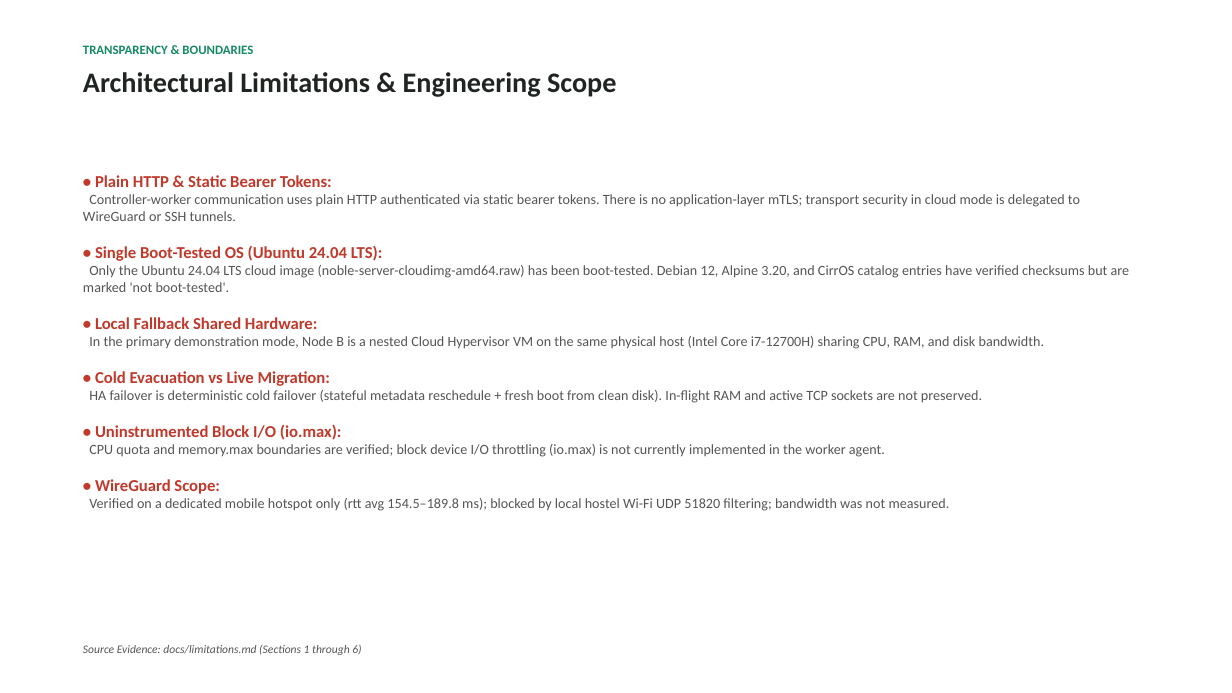
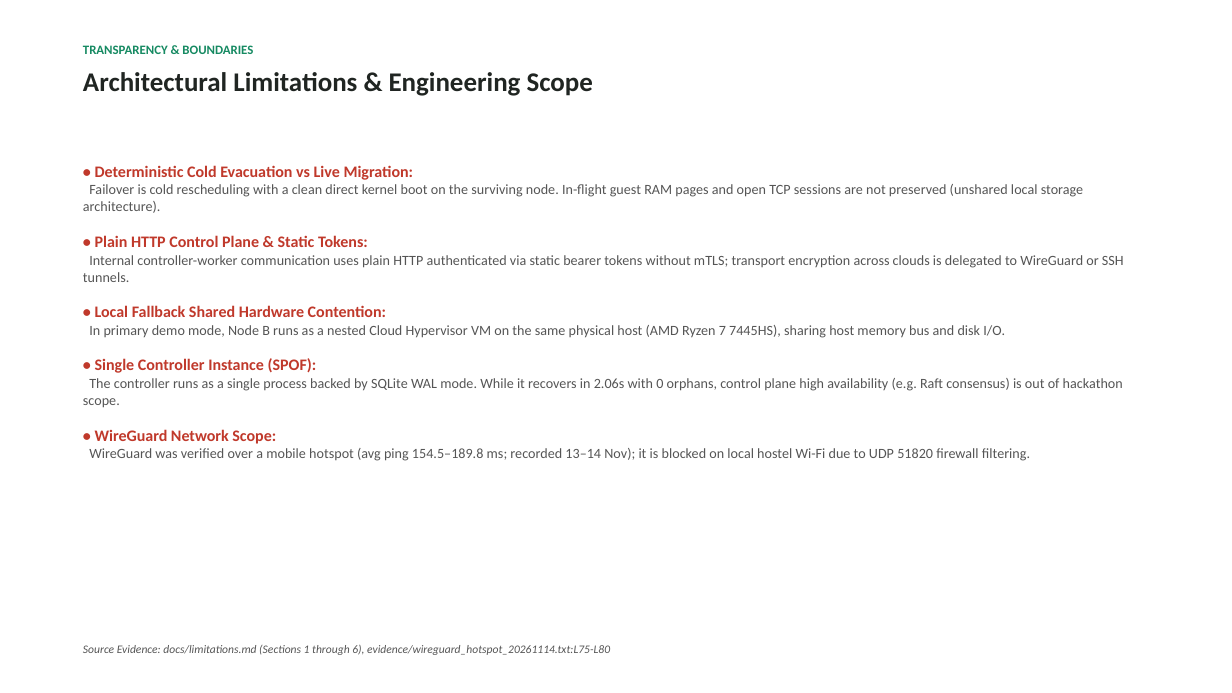
Before and after one commit to aiori-hackathon/A3-PS023-TC246, a slide deck: slide 10 of docs/deck/ps023_draft.pptx (slide 14 before the commit). Drawn at 1232x693 pixels with LibreOffice and Linux fonts; fonts in the diff are those of the drawing. Boxes give left, top, right and bottom in pixels: in the first picture for what was removed or moved away, otherwise in the second. Text is boxed around its words. In the diff, an @@ line names an element or a change of style, - is before the commit and + after.

Commit message:
docs: streamline presentation deck to 12 audited slides and update evidence citations

```diff
--- a/docs/deck/ps023_draft.pptx
+++ b/docs/deck/ps023_draft.pptx
@@ text "Architectural Limitations & Engineering Scope" at box(83, 72, 593, 96): size 22 to 21 pt @@
@@ text at box(83, 165, 1124, 461): text changed @@
-• Plain HTTP & Static Bearer Tokens:
-Controller-worker communication uses plain HTTP authenticated via static bearer tokens. There is no application-layer mTLS; transport security in cloud mode is delegated to WireGuard or SSH tunnels.
-• Single Boot-Tested OS (Ubuntu 24.04 LTS):
-Only the Ubuntu 24.04 LTS cloud image (noble-server-cloudimg-amd64.raw) has been boot-tested. Debian 12, Alpine 3.20, and CirrOS catalog entries have verified checksums but are marked 'not boot-tested'.
-• Local Fallback Shared Hardware:
-In the primary demonstration mode, Node B is a nested Cloud Hypervisor VM on the same physical host (Intel Core i7-12700H) sharing CPU, RAM, and disk bandwidth.
-• Cold Evacuation vs Live Migration:
-HA failover is deterministic cold failover (stateful metadata reschedule + fresh boot from clean disk). In-flight RAM and active TCP sockets are not preserved.
-• Uninstrumented Block I/O (io.max):
-CPU quota and memory.max boundaries are verified; block device I/O throttling (io.max) is not currently implemented in the worker agent.
-• WireGuard Scope:
-Verified on a dedicated mobile hotspot only (rtt avg 154.5–189.8 ms); blocked by local hostel Wi-Fi UDP 51820 filtering; bandwidth was not measured.
+• Deterministic Cold Evacuation vs Live Migration:
+Failover is cold rescheduling with a clean direct kernel boot on the surviving node. In-flight guest RAM pages and open TCP sessions are not preserved (unshared local storage architecture).
+• Plain HTTP Control Plane & Static Tokens:
+Internal controller-worker communication uses plain HTTP authenticated via static bearer tokens without mTLS; transport encryption across clouds is delegated to WireGuard or SSH tunnels.
+• Local Fallback Shared Hardware Contention:
+In primary demo mode, Node B runs as a nested Cloud Hypervisor VM on the same physical host (AMD Ryzen 7 7445HS), sharing host memory bus and disk I/O.
+• Single Controller Instance (SPOF):
+The controller runs as a single process backed by SQLite WAL mode. While it recovers in 2.06s with 0 orphans, control plane high availability (e.g. Raft consensus) is out of hackathon scope.
+• WireGuard Network Scope:
+WireGuard was verified over a mobile hotspot (avg ping 154.5–189.8 ms; recorded 13–14 Nov); it is blocked on local hostel Wi-Fi due to UDP 51820 firewall filtering.
@@ text at box(83, 645, 610, 655): text changed @@
-Source Evidence: docs/limitations.md (Sections 1 through 6)
+Source Evidence: docs/limitations.md (Sections 1 through 6), evidence/wireguard_hotspot_20261114.txt:L75-L80
```
Also in this commit, not shown: 9 other slides changed, 2 slides added, 8 slides removed, 20 other files.
